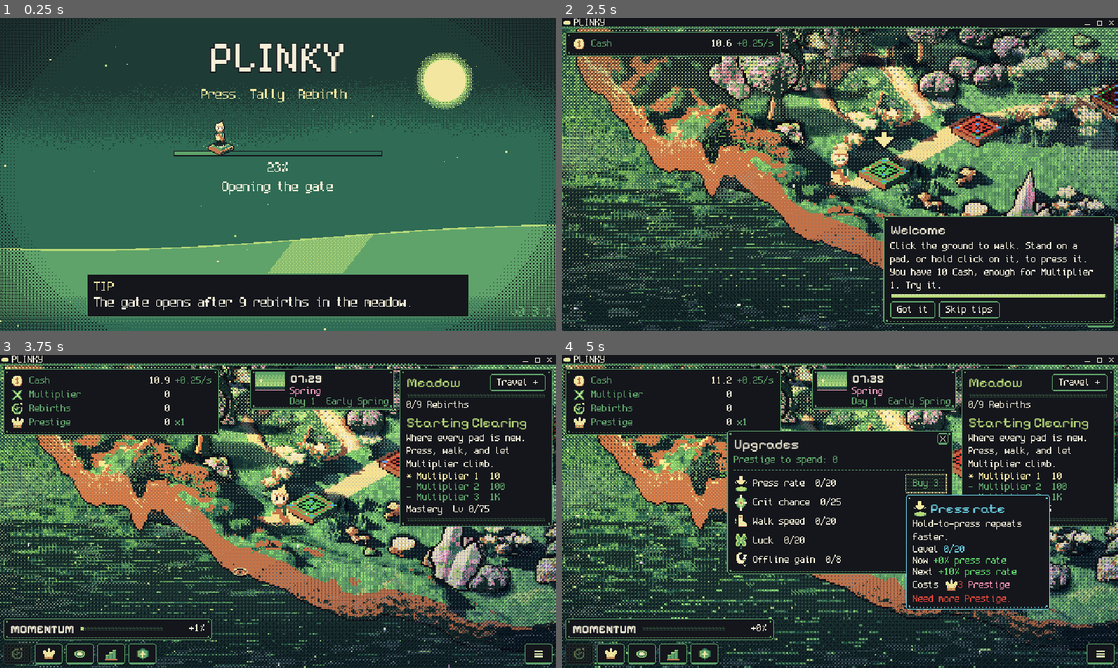
Above: before the commit, frames 1-4 (two rows, left to right).
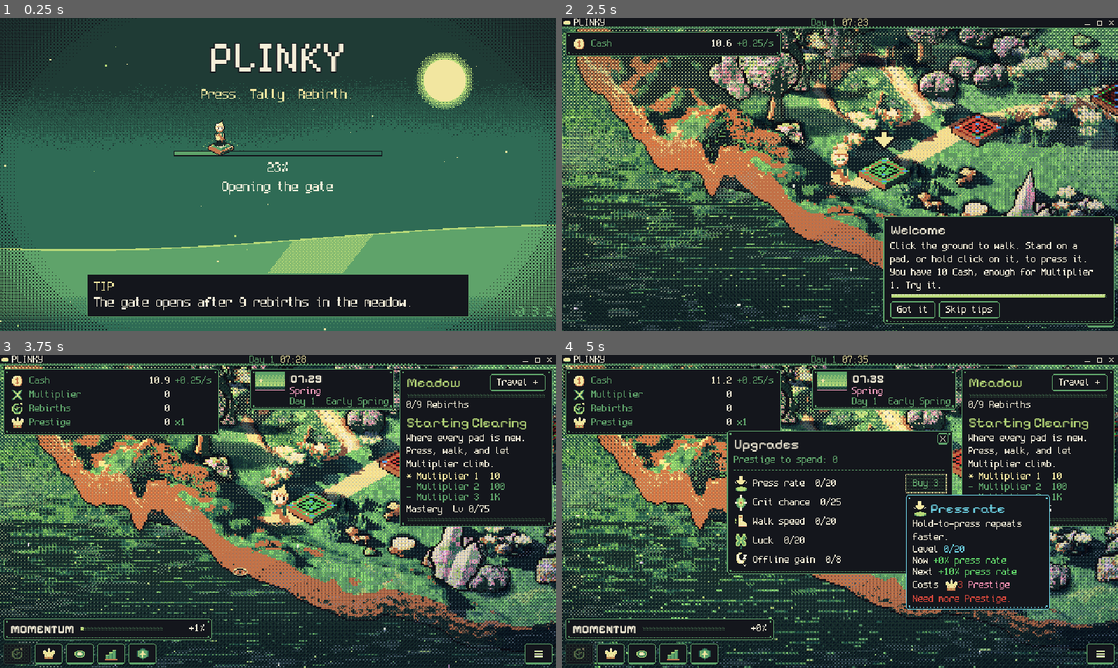
Above: after the commit, the same moments.

Repository: FreezingShock/Plinky
Game: Godot game, scene res://boot/boot.tscn
Two runs of this game, one before a commit and one after it. Both use one fixed random seed, a clock stepped at 60 frames per second and the inputs below.
Inputs (mouse positions are in pixels of both pictures, inside the frame that each line leads up to):
- Up to frame 1 (0.25 s): no input
- Up to frame 2 (2.5 s): tap Enter (ui_accept) at 0.5, 0.77, 1.07 s; move the mouse to (962, 158) at 0.52 s; hold D 0.53-1.25 s; tap Space at 0.6 s; click (962, 158) at 0.67 s; drag from (728, 190) to (812, 237) at 1.27 s; move the mouse to (895, 105) at 2.02 s; hold D from 2.03 s (still down); tap 2 at 2.1 s
- Up to frame 3 (3.75 s): release D at 2.75 s; click "Skip tips" at 2.75 s; drag from (250, 574) to (111, 464) at 3.52 s
- Up to frame 4 (5 s): move the mouse to (1006, 558) at 4.27 s; hold A (plinky_left) from 4.28 s (still down); tap 1 at 4.35 s; tap Enter (ui_accept) at 4.52, 4.82 s

The runs differ from the first frame. In frame 1, less than 0.1% of the frame differs, in the area x 98-100%, y 92-96%; in frame 2, less than 0.1%; in frame 3, less than 0.1%, in the area x 44-55%, y 0-4%; in frame 4, less than 0.1%.

Commit message:
Title bar shows day count and in-game time; 0.8.2
Co-Authored-By: Claude Sonnet 5.5 <noreply@anthropic.com>
Claude-Session: https://claude.ai/code/session_01Pmx9dSjsPkKCxca3dez5NY

Diff:
--- a/core/build_info.gd
+++ b/core/build_info.gd
@@ -3,7 +3,7 @@
 ## Single source of truth for the game version (docs/versioning.md). Shown on the boot screen and the Update Log, stamped on feedback notes. Keep in step with the
 ## export presets' file_version / short_version and the release tag.
 
-const VERSION: String = "0.8.1"
+const VERSION: String = "0.8.2"
 
 const CHANGELOG_PATH: String = "res://CHANGELOG.md"
 
--- a/core/game_calendar.gd
+++ b/core/game_calendar.gd
@@ -8,7 +8,7 @@
 ##   now()                    a Dictionary snapshot, see below
 ##   season_weights()         4 floats that sum to 1 (crossfade at season edges), for looks that must not pop
 ##   seconds_to_next_season() real seconds
-## now() keys: year, day (of month, 1-based), day_of_year (1-based), month (0..7), month_name, season (0..3),
+## now() keys: year, day (of month, 1-based), day_of_year (1-based), total_day (days since the start, 1-based), month (0..7), month_name, season (0..3),
 ##   season_id, season_name, hour, minute, clock_text ("07:12"), day_fraction (0 midnight .. 1), is_day,
 ##   elapsed_days, days_left_in_season.
 
@@ -116,6 +116,7 @@
 		"year": year(),
 		"day": doy % dpm + 1,
 		"day_of_year": doy + 1,
+		"total_day": day_index() + 1,
 		"days_in_month": dpm,
 		"month": mo,
 		"month_name": _pick(config.month_names, mo, "Month %d" % (mo + 1)),
--- a/ui/window_frame.gd
+++ b/ui/window_frame.gd
@@ -87,8 +87,27 @@
 			_bar.queue_redraw()
 
 
+var _clock_acc: float = 1.0
+
+
+## Day count and in-game time in the middle of the bar, from the Calendar autoload; redrawn only when the text changes.
+func _sync_clock(delta: float) -> void:
+	_clock_acc += delta
+	if _clock_acc < 0.25 or _bar == null or not _bar.visible:
+		return
+	_clock_acc = 0.0
+	var cal: Node = get_tree().root.get_node_or_null("Calendar")
+	if cal == null:
+		return
+	var n: Dictionary = cal.call("now")
+	if n.is_empty():
+		return
+	_bar.set_clock("Day %d" % int(n["total_day"]), String(n["clock_text"]))
+
+
 func _process(_delta: float) -> void:
 	_sync()
+	_sync_clock(_delta)
 	# Watchdog: a switch that has not finished in 3 s (window manager hiccup) must never leave the screen covered.
 	if _queue.busy and Time.get_ticks_msec() - _busy_since > 3000:
 		_queue.reset()
@@ -253,6 +272,14 @@
 
 	var win: Window
 	var _hover: int = Hit.NONE
+	var _day_text: String = ""
+	var _time_text: String = ""
+
+	func set_clock(day_text: String, time_text: String) -> void:
+		if day_text != _day_text or time_text != _time_text:
+			_day_text = day_text
+			_time_text = time_text
+			queue_redraw()
 
 	func _init() -> void:
 		mouse_filter = Control.MOUSE_FILTER_STOP
@@ -328,6 +355,14 @@
 		var font: Font = get_theme_default_font()
 		var fs: int = get_theme_default_font_size()
 		draw_string(font, Vector2(14, 9), "PLINKY", HORIZONTAL_ALIGNMENT_LEFT, -1, fs, txt)
+		# Day count and in-game time, centred; whole texels so it stays crisp. Skipped when the bar is too narrow.
+		if not _day_text.is_empty() and w >= 220.0:
+			var gap: float = 6.0
+			var dw: float = font.get_string_size(_day_text, HORIZONTAL_ALIGNMENT_LEFT, -1, fs).x
+			var tw: float = font.get_string_size(_time_text, HORIZONTAL_ALIGNMENT_LEFT, -1, fs).x
+			var x0: float = floorf((w - (dw + gap + tw)) * 0.5)
+			draw_string(font, Vector2(x0, 9), _day_text, HORIZONTAL_ALIGNMENT_LEFT, -1, fs, RelicStyle.dim)
+			draw_string(font, Vector2(x0 + dw + gap, 9), _time_text, HORIZONTAL_ALIGNMENT_LEFT, -1, fs, accent)
 		# Buttons, right to left: close, maximise, minimise.
 		_button(Hit.CLOSE, w - WindowFrame.BTN_W, accent, ink)
 		_button(Hit.MAX, w - WindowFrame.BTN_W * 2, edge, ink)
Not shown, changed: export_presets.cfg
Not shown, changed: CHANGELOG.md
